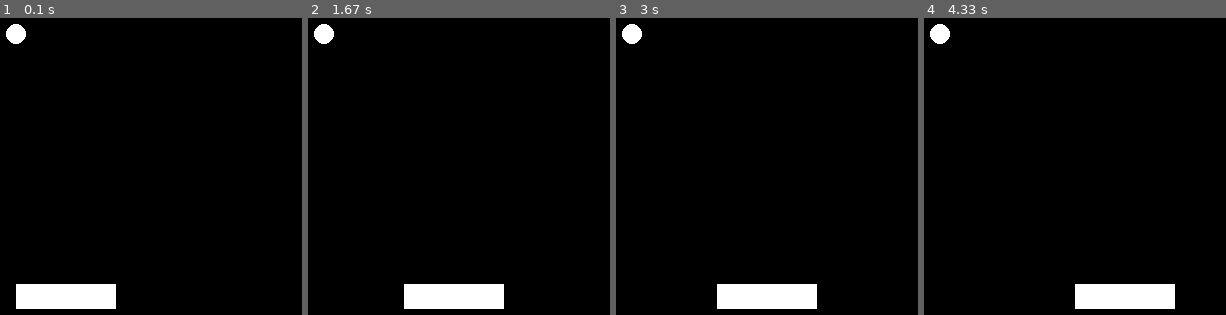
Above: before the commit, frames 1-4 (left to right).
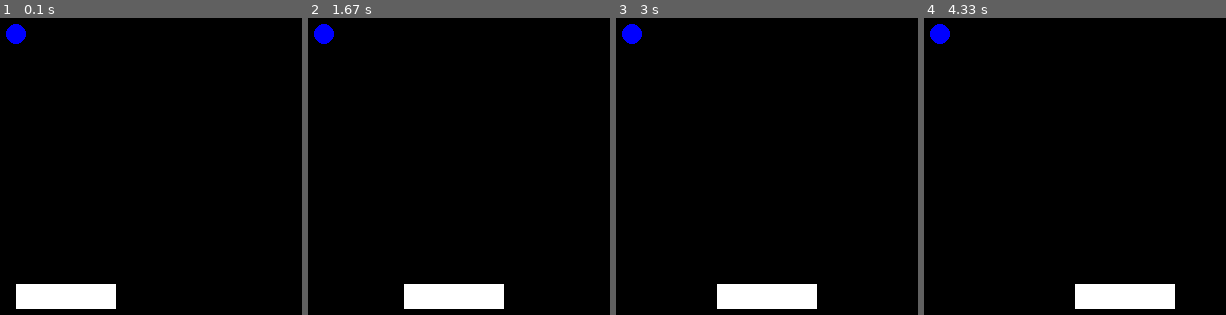
Above: after the commit, the same moments.

Repository: ArcanianArcher/Pygame-Arcade
Game: pygame game, started from Test Game.py
Two runs of this game, one before a commit and one after it. Both use one fixed random seed, a clock stepped at 60 frames per second and the inputs below.
Inputs:
- Up to frame 1 (0.1 s): no input
- Up to frame 2 (1.67 s): hold Right 0.33-0.8 s; hold Right 0.83-1.3 s; hold Left from 1.33 s (still down)
- Up to frame 3 (3 s): release Left at 1.87 s; hold Left 1.9-2.3 s; hold Right 2.33-2.97 s
- Up to frame 4 (4.33 s): hold Left 3-3.47 s; hold Right 3.5-3.97 s; hold Right from 4 s (still down)

The runs differ from the first frame. In frame 1, 0.3% of the frame differs, in the area x 1-9%, y 2-9%; in frame 2, 0.3%; in frame 3, 0.3%; in frame 4, 0.3%.

Commit message:
Added colour function
Nobody will end up using it...

Diff:
--- a/Arcade.py
+++ b/Arcade.py
@@ -63,6 +63,18 @@
     def returnToArcade(self):
         arcade().UI()
 
+    def colour(self, x):
+        return {
+        'black': (0,0,0),
+        'white': (255,255,255),
+        'red': (255, 0, 0),
+        'cyan': (0, 255, 255),
+        'blue': (0, 0, 255),
+        'green': (0, 255, 0),
+        'magenta': (255, 0, 255),
+        'yellow': (255, 255, 0)
+        }.get(x, (255,255,255))
+
 
 if __name__ == '__main__':
     #If arcade.py is executed, open game selector UI
--- a/Test Game.py
+++ b/Test Game.py
@@ -2,11 +2,11 @@
 from pygame.locals import *
 from Arcade import arcade
 
+
 def Game(arcade):
-
     ball_x, ball_y = 290, 290
     ball = pygame.Surface((20,20))
-    pygame.draw.circle(ball, (255,255,255), (10,10), 10)
+    pygame.draw.circle(ball, arcade.colour('blue'), (10,10), 10)
     speed_x, speed_y = 3, 3
 
     player_x, player_y = 300, 550
